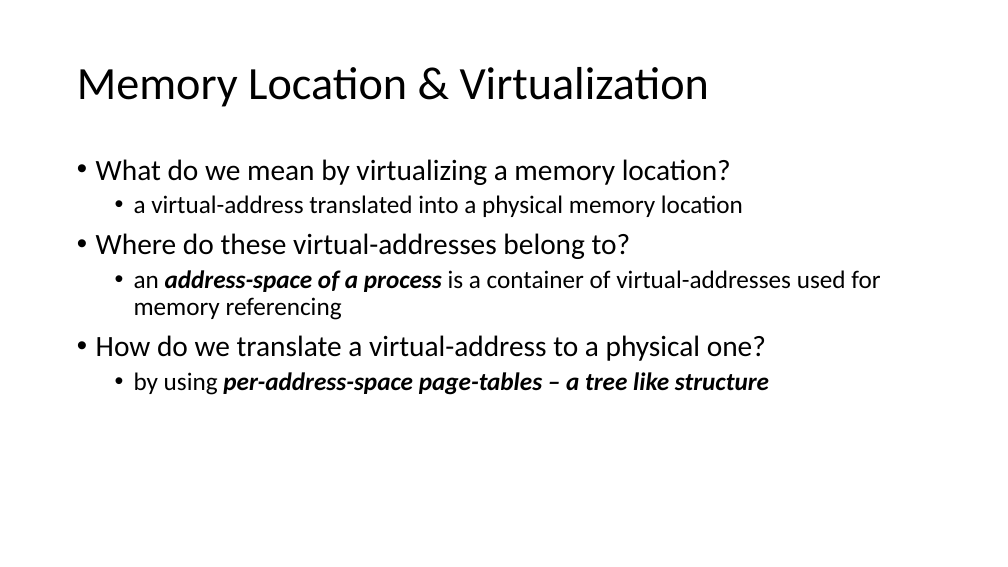
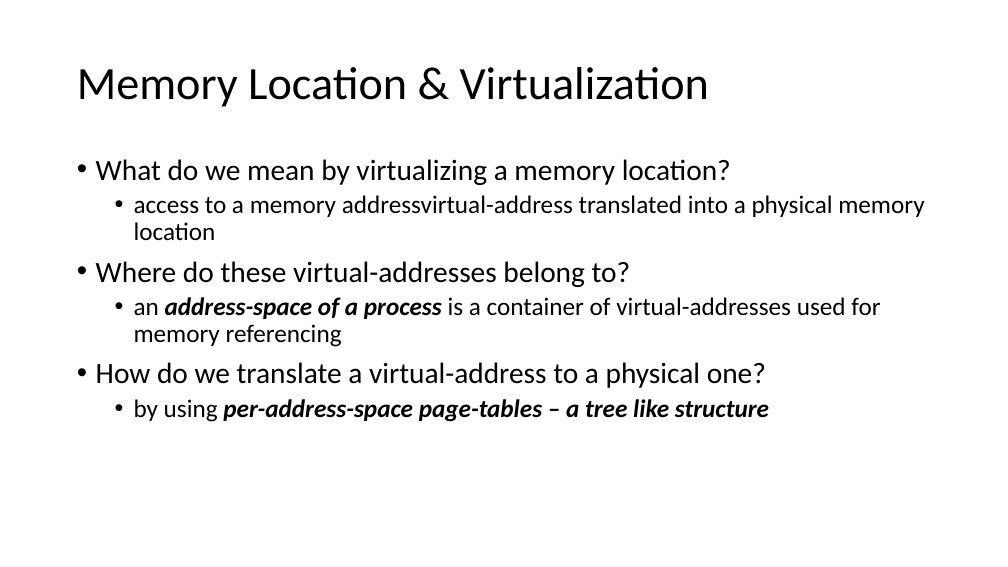
Before and after one commit to Contingent-Systems/vkern_paper, a slide deck: slide 3 of loca_virt_draft.pptx (slide 2 before the commit). Drawn at 1008x567 pixels with LibreOffice and Linux fonts; fonts in the diff are those of the drawing. Boxes give left, top, right and bottom in pixels: in the first picture for what was removed or moved away, otherwise in the second. Text is boxed around its words. In the diff, an @@ line names an element or a change of style, - is before the commit and + after.

```diff
--- a/loca_virt_draft.pptx
+++ b/loca_virt_draft.pptx
@@ text at (134, 195, 924, 241): text changed @@
-  • a virtual-address translated into a physical memory location
+  • access to a memory addressvirtual-address translated into a physical memory location
```
Also in this commit, not shown: 1 other slide changed, 2 slides added.
